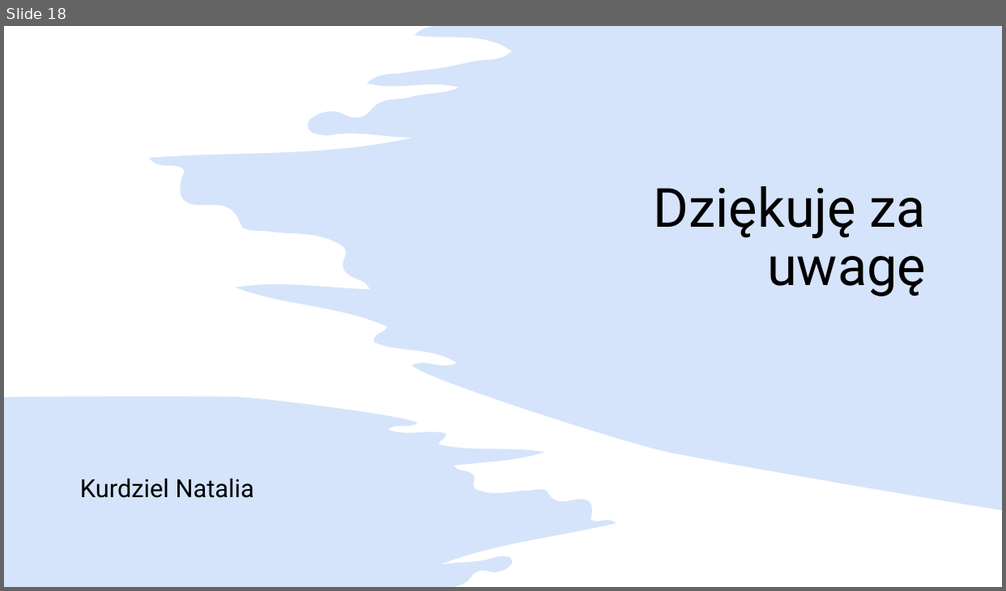
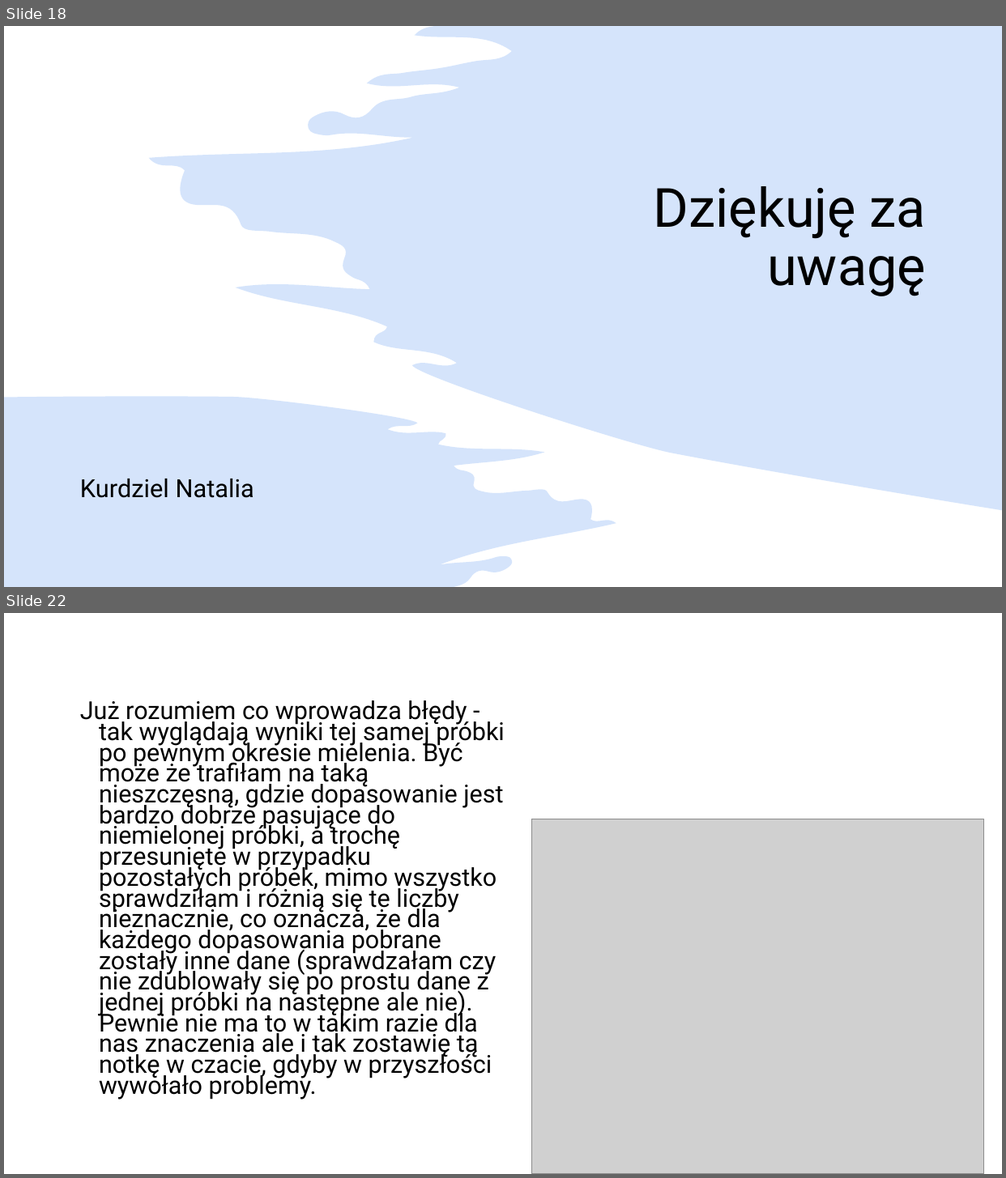
Before and after one commit to natkurdz/XRD-AI, a slide deck: literatura/Rozmiar krystalitu, metoda Williamsona - Halla.pptx. Shown one above the other, each under a label of ours: slide 18 before the commit, slides 18 and 22 after it; the slides between them are not shown. The pictures are 1006x591 and 1006x1178 pixels, drawn with LibreOffice and Linux fonts; fonts in the diff are those of the drawing; grey boxes stand for pictures. Boxes give left, top, right and bottom in pixels: in the first picture for what was removed or moved away, otherwise in the second. Text is boxed around its words. In the diff, an @@ line names an element or a change of style, - is before the commit and + after.

```diff
--- a/literatura/Rozmiar krystalitu, metoda Williamsona - Halla.pptx
+++ b/literatura/Rozmiar krystalitu, metoda Williamsona - Halla.pptx
@@ slide 22 added at <box>4,613,1002,1174</box>, background #FFFFFF @@
@@ text added at <box>80,700,505,1100</box>, 23.8 pt, text #000000 @@
+Już rozumiem co wprowadza błędy - tak wyglądają wyniki tej samej próbki po pewnym okresie mielenia. Być może że trafiłam na taką nieszczęsną, gdzie dopasowanie jest bardzo dobrze pasujące do niemielonej próbki, a trochę przesunięte w przypadku pozostałych próbek, mimo wszystko sprawdziłam i różnią się te liczby nieznacznie, co oznacza, że dla każdego dopasowania pobrane zostały inne dane (sprawdzałam czy nie zdublowały się po prostu dane z jednej próbki na następne ale nie). Pewnie nie ma to w takim razie dla nas znaczenia ale i tak zostawię tą notkę w czacie, gdyby w przyszłości wywołało problemy.
@@ picture added at <box>532,819,984,1174</box> @@
```
Also in this commit, not shown: 3 other slides added, 16 other files.
